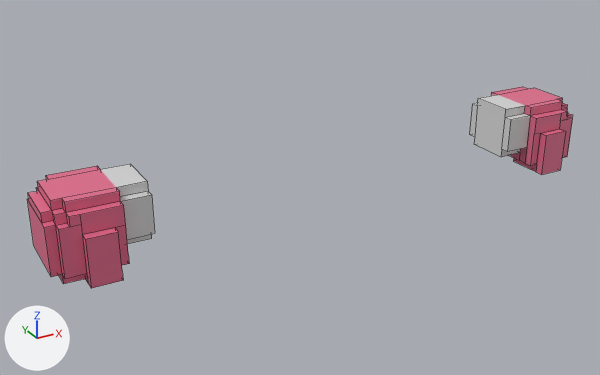
The FBX model Assets/Resources/WearableModels/Gloves/mediocre.fbx, before and after one commit.
Rendered twice from a 50 mm lens placed at (-4.4, -6.94, 6.78), pointed at (-0.38, 0.36, 3.13). Lighting does not change. The marker at lower left points along +X, +Y and +Z. Mesh edges are drawn as thin lines.

Names of what the first picture shows: 'HEAD-Local.012'.
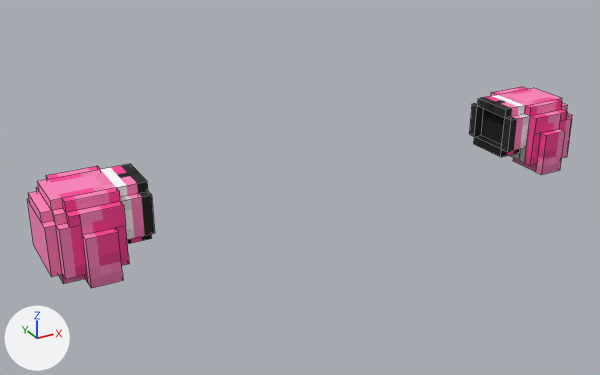
Where the newer file only moved an object's origin or applied its transform, the numbers keep the older frame.

Boxes [x1, y1, x2, y2] around the edits, measured in the pictures (600 x 375 px):
'HEAD-Local.012', reshaped: before [27, 87, 573, 288]; after [27, 87, 572, 288]
part 1 of me_barbi_head_mesh_012, rebuilt: before [469, 87, 573, 175]; after [469, 87, 572, 175]
part 2 of me_barbi_head_mesh_012, built on: [116, 182, 152, 244] in both
part 3 of me_barbi_head_mesh_012, recoloured: [27, 164, 155, 288] in both

Diff of the bpy script that builds the scene:
```diff
--- a/Assets/Resources/WearableModels/Gloves/mediocre.fbx.py
+++ b/Assets/Resources/WearableModels/Gloves/mediocre.fbx.py
@@ img_mediocre_fbm @@
+img_mediocre_fbm = load_image('mediocre.fbm', '_unpacked/mediocre.fbm', 64, 64, 'sRGB')
@@ img_atlas_gloves_mediocre_g1_png @@
+img_atlas_gloves_mediocre_g1_png = load_image('atlas-gloves-mediocre-g1.png', '_unpacked/atlas-gloves-mediocre-g1.png', 1024, 1024, 'sRGB')
@@ mat_g2_material @@
+mat_g2_material = bpy.data.materials.new('G2-Material')
+# uses the picture img_atlas_gloves_mediocre_g1_png
+# uses the picture img_mediocre_fbm
@@ me_barbi_head_mesh_012 @@
 # used by ob_head_local_012; location = (0.0, 0.233, 2.178)
-me_barbi_head_mesh_012.from_pydata(...)  # 224 vertices, 182 faces; spans x -3.2..3.2, y -0.51..0.51, z 0.73..1.53
+me_barbi_head_mesh_012.from_pydata(...)  # 232 vertices, 194 faces; spans x -3.2..3.19, y -0.51..0.51, z 0.73..1.53
+# me_barbi_head_mesh_012 part 1: the loose piece of 112 vertices spanning x 2.2..3.2, y -0.49..0.51, z 0.73..1.53 is rebuilt with 116 vertices and now spans x 2.19..3.19, y -0.49..0.51, z 0.73..1.53, in mat_g2_material
+# me_barbi_head_mesh_012 part 2
+# 9 faces are deleted
+# 4 vertices are added at (-2.3, 0.29, 1.43), (-2.3, 0.29, 1.03), (-2.3, -0.21, 1.03), (-2.3, -0.21, 1.43)
+# 15 new faces join them
+# me_barbi_head_mesh_012 part 3: 82 faces spanning x -3.2..-2.2, y -0.51..0.49, z 0.73..1.53 switch from mat_material_001 (picture img_atlas_barbi_png) to mat_g2_material
```
